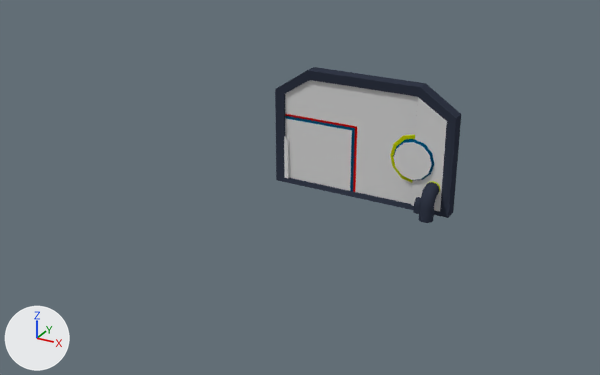
What one commit did to the Blender file Chasm/Assets/Models/corridors.blend.
Rendered twice from a 50 mm camera at (11.06, -24.6, 12.0) aimed at (-0.86, -2.93, 1.17). The axes (+X, +Y, +Z) are drawn at lower left. The lights are the same throughout.

Objects in the first picture: 'DoorFrame', 'DoorFrame.001'.
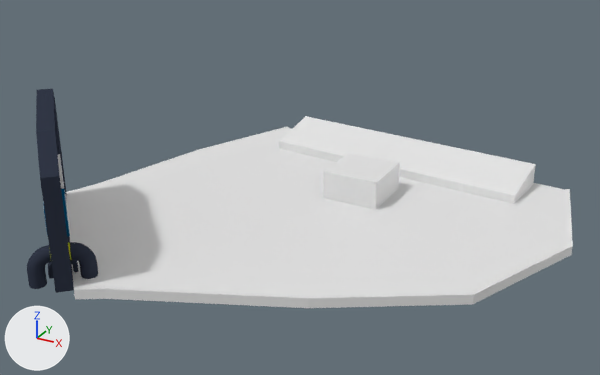
What differs and where, as boxes [x1, y1, x2, y2] in the pictures (600 x 375 px; the box of a moved part takes in the faces that stretch with it):
'Icosphere.001', added: after [66, 116, 573, 308]
'DoorFrame.001', reshaped, moved, turned: before [285, 80, 418, 204]; after [27, 89, 98, 293]
'DoorFrame', hidden: before [275, 67, 461, 223]
'Cube', added: after [323, 153, 400, 210]
part 1 of me_icosphere_007, added (blue): after [68, 242, 98, 279]
part 2 of me_icosphere_007, added (blue): after [27, 245, 51, 289]
part 3 of me_icosphere_007, added: after [70, 259, 79, 272]
part 4 of me_icosphere_007, added: after [48, 262, 54, 279]
part 5 of me_icosphere_007, moved or reshaped: before [285, 80, 418, 204]; after [36, 89, 74, 293]

The edits, one by one:
me_icosphere_007 is used by ob_doorframe_001; location (0.0, 0.0, 0.0); scale (7.25, 7.25, 7.25).
me_icosphere_007 had 88 vertices, 106 faces and spanned x -0.424..0.272, y -0.017..0.017, z 0.002..0.543.
me_icosphere_007 no longer uses material mat_material (picture img_door_diffuse).
me_icosphere_007 now has 516 vertices, 486 faces and spans x -0.458..0.458, y -0.134..0.134, z -0.014..0.586.
me_icosphere_007 part 1: a new loose piece of 108 vertices spanning x 0.34..0.408, y 0.021..0.134, z -0.014..0.151, in mat_material_001 (picture img_doorframe_diffuse).
me_icosphere_007 part 2: a new loose piece of 108 vertices spanning x 0.34..0.408, y -0.134..-0.021, z -0.014..0.151, in mat_material_001 (picture img_doorframe_diffuse).
me_icosphere_007 part 3: a new loose piece of 84 vertices spanning x 0.293..0.338, y 0.025..0.058, z -0.014..0.057, in mat_material_001 (picture img_doorframe_diffuse).
me_icosphere_007 part 4: a new loose piece of 84 vertices spanning x 0.293..0.338, y -0.058..-0.025, z -0.014..0.057, in mat_material_001 (picture img_doorframe_diffuse).
me_icosphere_007 part 5: 78 vertices removed from x -0.424..0.272, y -0.017..0.017, z 0.002..0.356; 122 vertices added at x -0.458..0.458, y -0.042..0.042, z -0.012..0.586.
me_icosphere_007 now uses material mat_material_001 (picture img_doorframe_diffuse).
Mesh me_icosphere_008 is new.
It has 31 vertices, 33 faces and spans x -1.24..1.0, y -1.35..0.65, z 0.0..1.0.
Mesh me_icosphere_011 is new.
It has 42 vertices, 35 faces and spans x -1.27..1.03, y -1.37..0.66, z -0.04..0.11.
Mesh me_cube is new.
It is a box spanning x -1.0..1.0, y -1.0..1.0, z -1.0..1.0.
In object 'DoorFrame.001' (ob_doorframe_001), parent is now set to ob_icosphere.
In object 'DoorFrame.001' (ob_doorframe_001), matrix_parent_inverse is now set to Matrix(((0.138, 0.0, 0.0, 0.0), (0.0, 0.138, 0.0, 0.0), (0.0, 0.0, 0.138, 0.0), (0.0, 0.0, 0.0, 1.0))).
Object 'DoorFrame.001' (ob_doorframe_001) moves from (0.0, 0.0, 0.0) to (-6.862, -7.638, 0.0).
Object 'DoorFrame.001' (ob_doorframe_001) turns from (0, 0, 0) to (0, 0, -45) degrees about x, y and z.
Object 'DoorFrame' (ob_doorframe) is now hidden.
In object 'Door.001' (ob_door_001), parent goes from ob_doorframe to ob_doorframe_001.
Object 'Door.001' (ob_door_001) loses its MIRROR modifier named 'Mirror'.
Modifier setting removed (it was use_axis = (False, True, False)).
Modifier setting removed (it was use_clip = True).
Object 'Door.001' (ob_door_001) is now shown.
Object 'Door.001' (ob_door_001) gains a EDGE_SPLIT modifier named 'EdgeSplit'.
Modifier setting: use_edge_angle = False.
Object 'Icosphere' (ob_icosphere) is new; it shows me_icosphere_008.
Its location is (0.0, 0.0, 0.0).
Its scale is (7.25, 7.25, 7.25).
It gains a SOLIDIFY modifier named 'Solidify'.
Modifier setting: thickness = 0.03.
Modifier setting: nonmanifold_thickness_mode = 'FIXED'.
Modifier setting: nonmanifold_merge_threshold = 0.0003.
Its hide viewport is True.
Object 'Icosphere.001' (ob_icosphere_001) is new; it shows me_icosphere_011.
Its location is (0.0, 0.0, 0.0).
Its scale is (7.25, 7.25, 7.25).
Object 'Cube' (ob_cube) is new; it shows me_cube.
Its location is (0.0, 0.0, 0.0).
